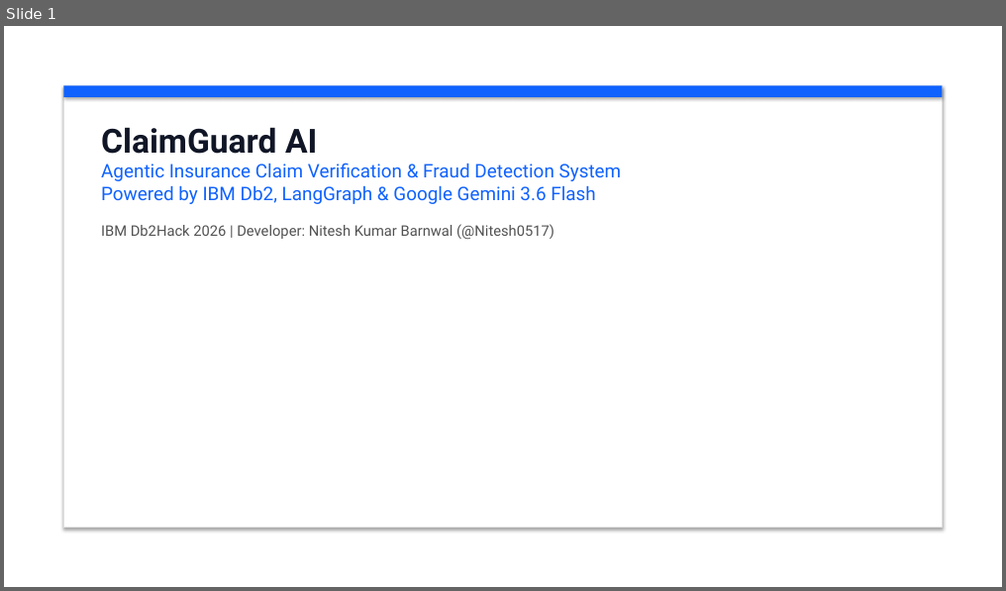
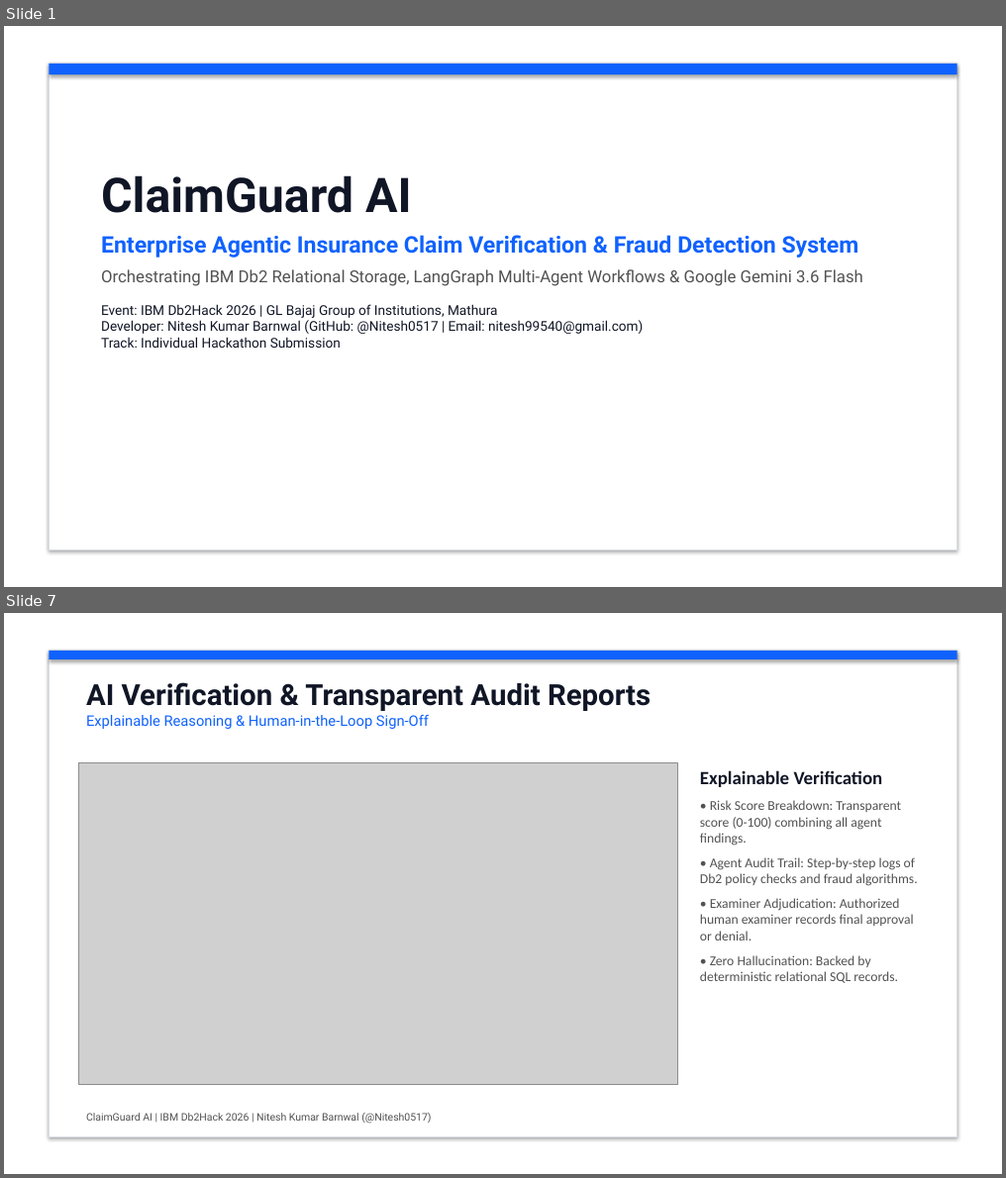
Before and after one commit to KunalGolaIBM/IBM_Db2_TechX_Project_Submission, a slide deck: submissions/claimguard-ai/docs/ClaimGuard_AI_Pitch_Deck.pptx. Shown one above the other, each under a label of ours: slide 1 before the commit, slides 1 and 7 after it; the slides between them are not shown. The pictures are 1006x591 and 1006x1178 pixels, drawn with LibreOffice and Linux fonts; fonts in the diff are those of the drawing; grey boxes stand for pictures. Boxes give left, top, right and bottom in pixels: in the first picture for what was removed or moved away, otherwise in the second. Text is boxed around its words. In the diff, an @@ line names an element or a change of style, - is before the commit and + after.

Commit message:
docs(claimguard-ai): update pitch deck with embedded screenshots and architecture PDF

```diff
--- a/submissions/claimguard-ai/docs/ClaimGuard_AI_Pitch_Deck.pptx
+++ b/submissions/claimguard-ai/docs/ClaimGuard_AI_Pitch_Deck.pptx
@@ slide 7 added at bbox=[4, 613, 1002, 1174], background #FFFFFF @@
@@ rectangle added at bbox=[49, 651, 957, 1137], fill #FFFFFF, outline #DCE0E6 1 pt @@
@@ rectangle added at bbox=[49, 651, 957, 660], fill #0F62FE @@
@@ text added at bbox=[86, 682, 650, 729], 14 pt, text #0F62FE @@
+AI Verification & Transparent Audit Reports
+Explainable Reasoning & Human-in-the-Loop Sign-Off
@@ picture added at bbox=[79, 762, 678, 1084] @@
@@ text added at bbox=[700, 770, 917, 983], 13 pt, text #525252 @@
+Explainable Verification
+• Risk Score Breakdown: Transparent score (0-100) combining all agent findings.
+• Agent Audit Trail: Step-by-step logs of Db2 policy checks and fraud algorithms.
+• Examiner Adjudication: Authorized human examiner records final approval or denial.
+• Zero Hallucination: Backed by deterministic relational SQL records.
@@ text added at bbox=[86, 1113, 431, 1124], 10 pt, text #525252 @@
+ClaimGuard AI | IBM Db2Hack 2026 | Nitesh Kumar Barnwal (@Nitesh0517)
@@ slide 1 changed as well @@
@@ rectangle: place and size @@
-rectangle at bbox=[63, 85, 943, 97]
+rectangle at bbox=[49, 64, 957, 75]
@@ rectangle: place and size @@
-rectangle at bbox=[63, 85, 943, 528]
+rectangle at bbox=[49, 64, 957, 550]
@@ rectangle at bbox=[49, 64, 957, 550]: outline #E0E0E0 1 pt to #DCE0E6 0.75 pt @@
@@ text "ClaimGuard AI": place and size @@
-text "ClaimGuard AI" at bbox=[101, 127, 622, 239]
+text "ClaimGuard AI" at bbox=[101, 175, 863, 348]
@@ text at bbox=[101, 175, 412, 213]: size 32 to 46 pt in "ClaimGuard AI" @@
@@ text at bbox=[101, 235, 863, 348]: text changed; size 18 to 13 pt; text colour #0F62FE to #101626 @@
-Agentic Insurance Claim Verification & Fraud Detection System
-Powered by IBM Db2, LangGraph & Google Gemini 3.6 Flash
-IBM Db2Hack 2026 | Developer: Nitesh Kumar Barnwal (@Nitesh0517)
+Enterprise Agentic Insurance Claim Verification & Fraud Detection System
+Orchestrating IBM Db2 Relational Storage, LangGraph Multi-Agent Workflows & Google Gemini 3.6 Flash
+Event: IBM Db2Hack 2026 | GL Bajaj Group of Institutions, Mathura
+Developer: Nitesh Kumar Barnwal (GitHub: @Nitesh0517 | Email: nitesh99540@gmail.com)
+Track: Individual Hackathon Submission
```
Also in this commit, not shown: 2 other slides changed, 6 other slides added, 5 slides removed, 1 other file.
